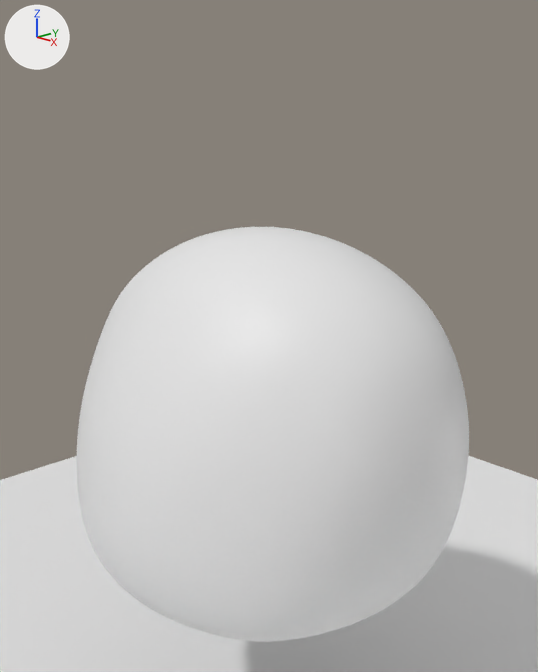
The Blender file Blob/blobio.blend as it was, and as the next commit left it.
Before and after are seen from a 50 mm lens placed at (2.52, -2.37, 3.11), pointed at (0.01, 0.0, 2.17). Lighting does not change. The marker at upper left points along +X, +Y and +Z.

Objects in the first picture: 'Blob', 'Plane'.
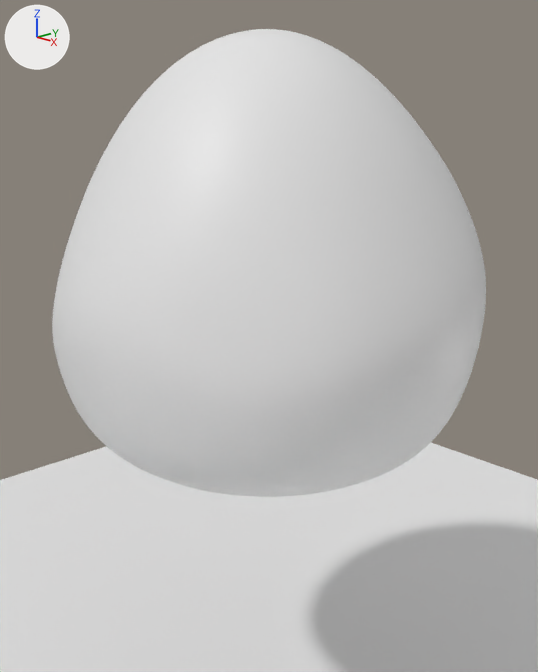
Commit message: #[Blender]_apply inner pressure of blob

What differs and where, as boxes [x1, y1, x2, y2] in the pictures (538 x 672 px):
'RoundedGello', added
    after: [52, 29, 486, 497]
'Blob', deleted
    before: [76, 227, 469, 642]

The change, as a list of edits to the scene's bpy script:
```text
Add me_roundcube_002:
    me_roundcube_002.from_pydata(...)  # 386 vertices, 384 faces; spans x -1.0..1.0, y -1.0..1.0, z -0.91..1.13
    me_roundcube_002.polygons.foreach_set('use_smooth', [True] * 384)
Remove ob_blob:
    ob_blob = bpy.data.objects.new('Blob', me_roundcube)
    ob_blob.location = (0.0, 0.0, 1.77)
    _m = ob_blob.modifiers.new('Subdivision', 'SUBSURF')
Add ob_roundedgello:
    ob_roundedgello = bpy.data.objects.new('RoundedGello', me_roundcube_002)
    ob_roundedgello.location = (0.0, 0.0, 2.43)
    _m = ob_roundedgello.modifiers.new('Subdivision', 'SUBSURF')
```
